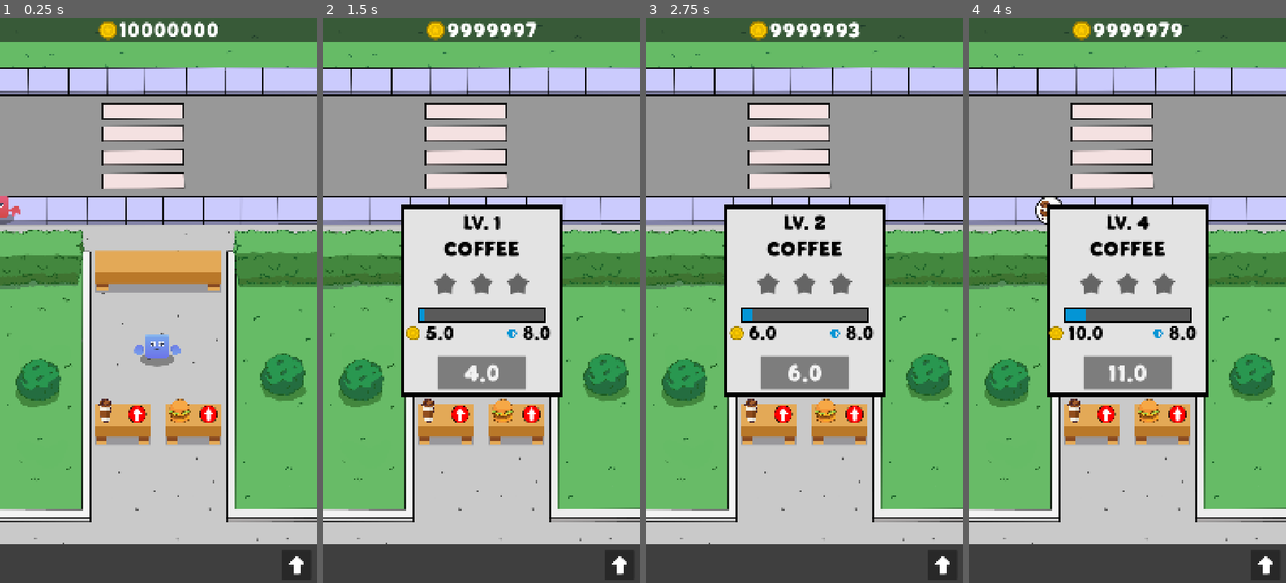
Above: before the commit, frames 1-4 (left to right).
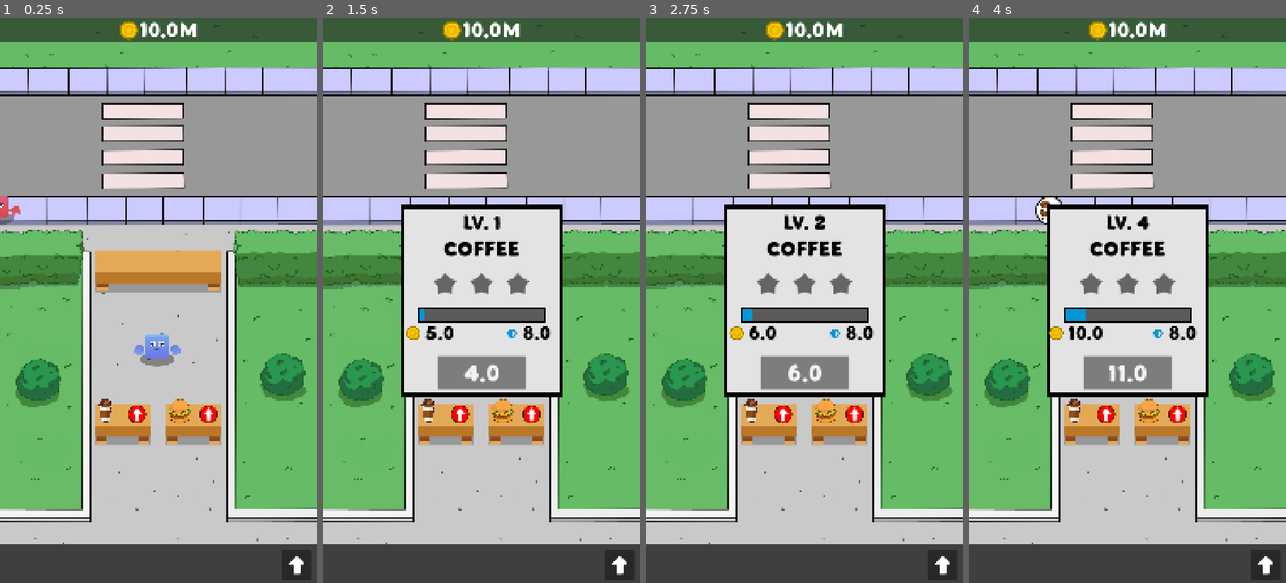
Above: after the commit, the same moments.

Repository: LHO-Developments/Godot-Projects
Game: Godot game, scene res://Scenes/game/game.tscn
Two runs of this game, one before a commit and one after it. Both use one fixed random seed, a clock stepped at 60 frames per second and the inputs below.
Inputs (mouse positions are in pixels of both pictures, inside the frame that each line leads up to):
- Up to frame 1 (0.25 s): no input
- Up to frame 2 (1.5 s): click (459, 413) at 0.5 s; click "3.0" at 1.25 s
- Up to frame 3 (2.75 s): click "4.0" at 2 s
- Up to frame 4 (4 s): click "6.0" at 2.75 s; click "8.0" at 3.5 s

The runs differ from the first frame. In frame 1, 0.7% of the frame differs, in the area x 30-69%, y 0-4%; in frame 2, 0.7%; in frame 3, 0.7%; in frame 4, 0.7%.

Commit message:
format currency in game

Diff:
--- a/Idle Food Stand/idle-food-stand/Scenes/game/game_ui.gd
+++ b/Idle Food Stand/idle-food-stand/Scenes/game/game_ui.gd
@@ -30,14 +30,14 @@
 func _ready() -> void:
 	coffee_panel.init_upgrade_panel(GameManager.item_coffee);
 	burger_panel.init_upgrade_panel(GameManager.item_burger);
-	new_cashier_1.text = str(cashier_1_cost);
-	new_cashier_2.text = str(cashier_2_cost);
-	new_cashier_3.text = str(cashier_3_cost);
-	faster_coffee.text = str(faster_coffee_cost);
-	faster_burger.text = str(faster_burger_cost);
+	new_cashier_1.text = GameManager.format_coins(cashier_1_cost);
+	new_cashier_2.text = GameManager.format_coins(cashier_2_cost);
+	new_cashier_3.text = GameManager.format_coins(cashier_3_cost);
+	faster_coffee.text = GameManager.format_coins(faster_coffee_cost);
+	faster_burger.text = GameManager.format_coins(faster_burger_cost);
 
 func _process(delta: float) -> void:
-	current_coins.text = str(GameManager.current_coins);
+	current_coins.text = GameManager.format_coins(GameManager.current_coins);
 
 
 func show_hide_shop_panel() -> void:
--- a/Idle Food Stand/idle-food-stand/Scenes/ui/upgrade_panel.gd
+++ b/Idle Food Stand/idle-food-stand/Scenes/ui/upgrade_panel.gd
@@ -27,9 +27,9 @@
 
 func update_stats() -> void:
 	level.text = "LV. %s" % item_ref.current_level;
-	profit.text = str(item_ref.profit);
+	profit.text = GameManager.format_coins(item_ref.profit);
 	cook_time.text = str(item_ref.cook_time);
-	upgrade_button.text = str(item_ref.upgrade_cost);
+	upgrade_button.text = GameManager.format_coins(item_ref.upgrade_cost);
 
 func _on_star_reached() -> void:
 	current_level = 0;
--- a/Idle Food Stand/idle-food-stand/autoloads/game_manager.gd
+++ b/Idle Food Stand/idle-food-stand/autoloads/game_manager.gd
@@ -35,3 +35,17 @@
 		item.ItemType.Burger:
 			return burger_item_counter_pos
 	return Vector2.ZERO;
+
+func format_coins(amount: int) -> String:
+	var suffixes: Array[String] =  ["","K","M","B","T"];
+	var index: int = 0;
+	var display_amount := float(amount);
+
+	while display_amount >= 1000 and index < suffixes.size() - 1:
+		display_amount = display_amount / 1000;
+		index += 1;
+	print(str(round_to_one_decimal(display_amount)) + suffixes[index]);
+	return str(round_to_one_decimal(display_amount)) + suffixes[index];
+
+func round_to_one_decimal(value: float) -> float:
+	return floor(value * 10 + 0.5) / 10;
